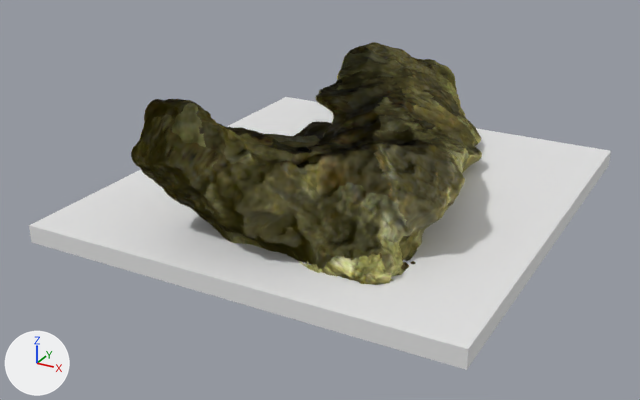
An edit to the glTF model assets/Bacubirito/BacuAzuf.glb, drawn before and after from the same camera.
One viewpoint serves both versions: a 50 mm camera at (0.702, -1.391, 0.666) aimed at (-0.039, -0.045, -0.007). Lighting does not change. The marker at lower left points along +X, +Y and +Z. Where no turn or scale is listed for an object, it has been applied to the vertices.

The first picture shows 'Meteorito.002', 'Plano'.
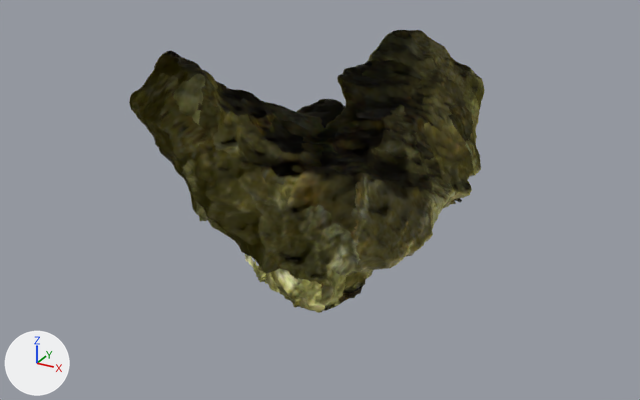
Commit message: Sin plataforma

Changed parts and their boxes [x1, y1, x2, y2] in the pictures (640 x 400 px):
```json
{"object": "Meteorito.002", "change": "turned", "before": [131, 42, 482, 285], "after": [129, 30, 485, 313]}
{"object": "Plano", "change": "deleted", "before": [29, 97, 611, 370]}
```

The change, as JSON lines over the scene's bpy script:
```json
{"op": "remove", "block": "ob_plano", "code": ["ob_plano = bpy.data.objects.new('Plano', me_plano)", "ob_plano.location = (0.0, 0.0, 0.0)"]}
{"op": "set", "path": "ob_meteorito_002.rotation_euler", "old": "(-2.596, -0.0389, -1.468)", "new": "(-2.961, -0.0355, -1.62)", "note": "degrees (-149, -2.2, -84) -> degrees (-170, -2, -93)"}
```
